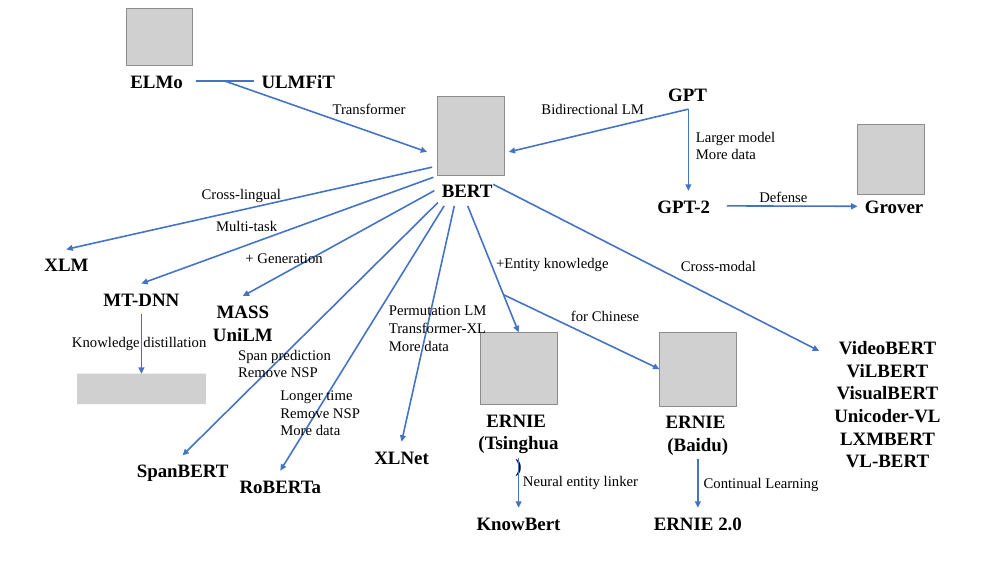
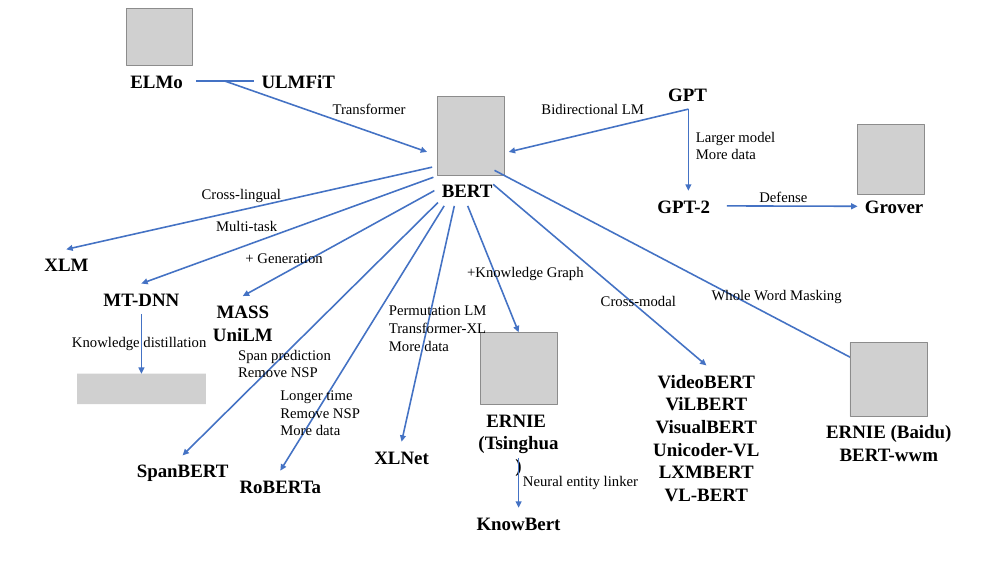
Before and after one commit to thunlp/PLMpapers, a slide deck: slide 1 of PLMfamily.pptx. Drawn at 1008x567 pixels with LibreOffice and Linux fonts; fonts in the diff are those of the drawing; grey boxes stand for pictures. Boxes give left, top, right and bottom in pixels: in the first picture for what was removed or moved away, otherwise in the second. Text is boxed around its words. In the diff, an @@ line names an element or a change of style, - is before the commit and + after.

Commit message:
Modify the family

```diff
--- a/PLMfamily.pptx
+++ b/PLMfamily.pptx
@@ arrow added from (495, 170) to (858, 361), #4472C4 1.5 pt @@
@@ arrow moved from (493, 185) - (819, 351) to (493, 185) - (706, 365) @@
@@ text at [467, 266, 584, 281]: text changed @@
-+Entity knowledge
++Knowledge Graph
@@ arrow removed from (504, 295) to (659, 369) @@
@@ text "Cross-modal" rewrapped from [681, 260, 756, 271] to [601, 294, 676, 309] @@
@@ text added at [712, 289, 841, 304], 14 pt, text #000000 @@
+Whole Word Masking
@@ text removed at [571, 310, 639, 321] @@
-for Chinese
@@ picture: place and size @@
-picture at [659, 332, 737, 406]
+picture at [850, 343, 927, 417]
@@ text "VideoBERT": place and size @@
-text "VideoBERT" at [834, 341, 940, 468]
+text "VideoBERT" at [653, 375, 759, 502]
@@ text at [826, 425, 952, 461]: text changed @@
-ERNIE
-(Baidu)
+ERNIE (Baidu)
+BERT-wwm
@@ arrow removed from (698, 460) to (698, 508) @@
@@ text removed at [704, 477, 818, 491] @@
-Continual Learning
@@ text removed at [654, 517, 742, 531] @@
-ERNIE 2.0
```
